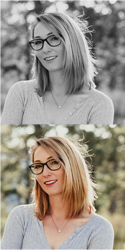
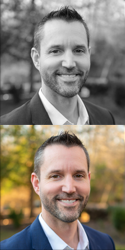
Layered file, before and after one edit (125 × 250). Changes by layer:
added layer "jake_buikema" above "jessice_weaver" over [0, 0, 125, 250]
hid "kristen_shaw" over [0, 0, 125, 250]
added layer "Layer 1" over [0, 0, 125, 250]
